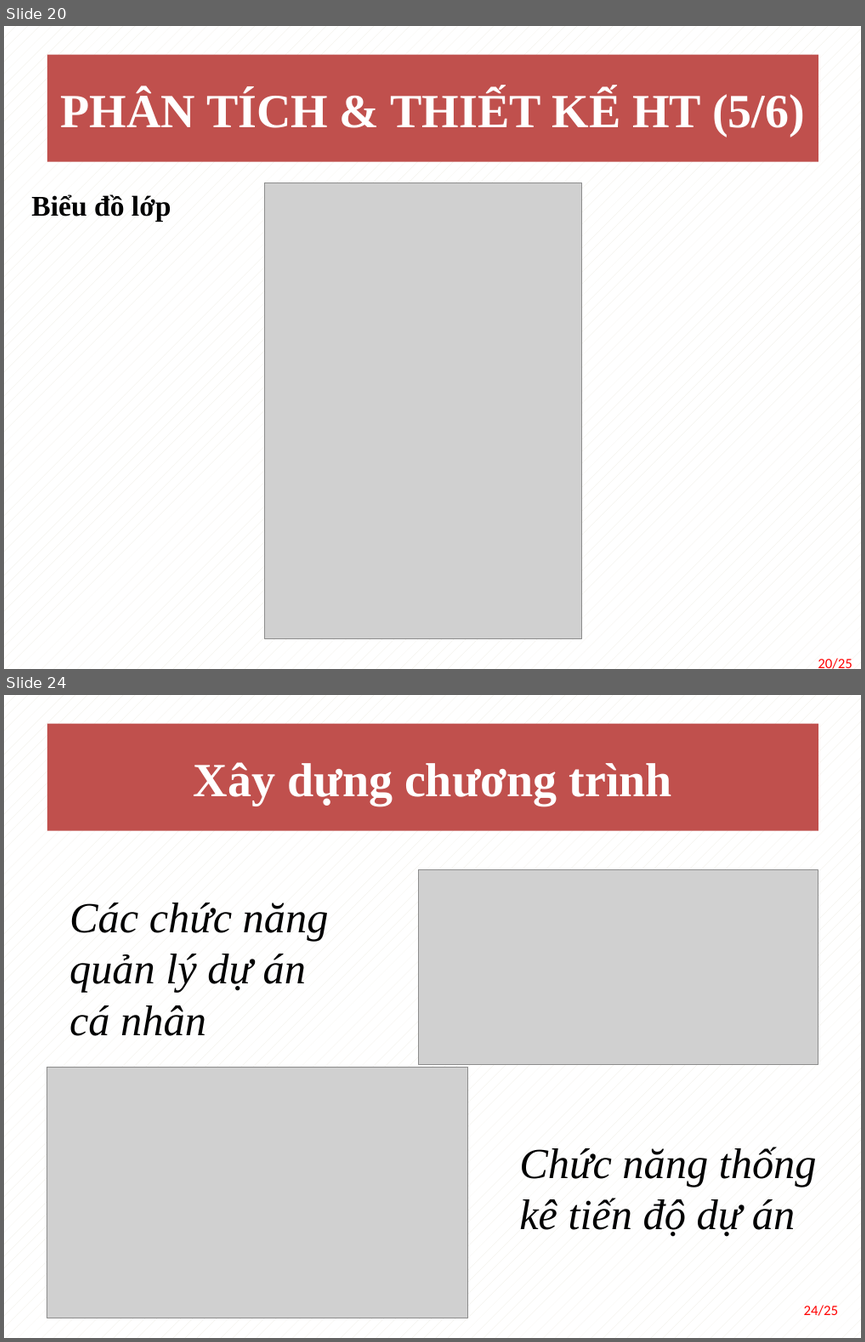
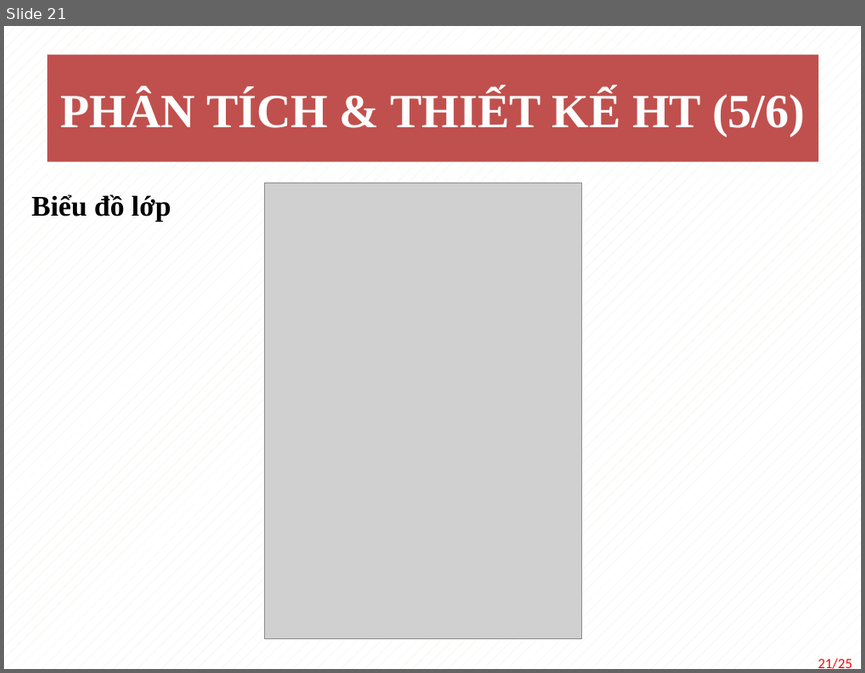
Before and after one commit to vukal2k/MyDoAn, a slide deck: document/TranLuongNgocTram_BaoCaoDoAn.pptx. Shown one above the other, each under a label of ours: slides 20 and 24 before the commit, slide 21 after it; the slides between them are not shown. The pictures are 865x1342 and 865x673 pixels, drawn with LibreOffice and Linux fonts; fonts in the diff are those of the drawing; grey boxes stand for pictures. Boxes give left, top, right and bottom in pixels: in the first picture for what was removed or moved away, otherwise in the second. Text is boxed around its words. In the diff, an @@ line names an element or a change of style, - is before the commit and + after.

```diff
--- a/document/TranLuongNgocTram_BaoCaoDoAn.pptx
+++ b/document/TranLuongNgocTram_BaoCaoDoAn.pptx
@@ slide 24 removed at [4,695,861,1338], background pattern #EEECE1 on #FFFFFF @@
@@ rectangle removed at [46,723,818,830] @@
-Xây dựng chương trình
@@ picture removed at [418,870,818,1064] @@
@@ text removed at [69,902,329,1036] @@
-Các chức năng quản lý dự án cá nhân
@@ picture removed at [46,1066,467,1317] @@
@@ text removed at [519,1146,817,1236] @@
-Chức năng thống kê tiến độ dự án
@@ text removed at [804,1304,838,1315] @@
-24/25
@@ what was slide 20 is now slide 21 @@
@@ page number at [817,658,851,669]: text changed @@
-20/25
+21/25
```
Also in this commit, not shown: 14 slides changed, 4 slides added, 3 other slides removed, 5 other files.
